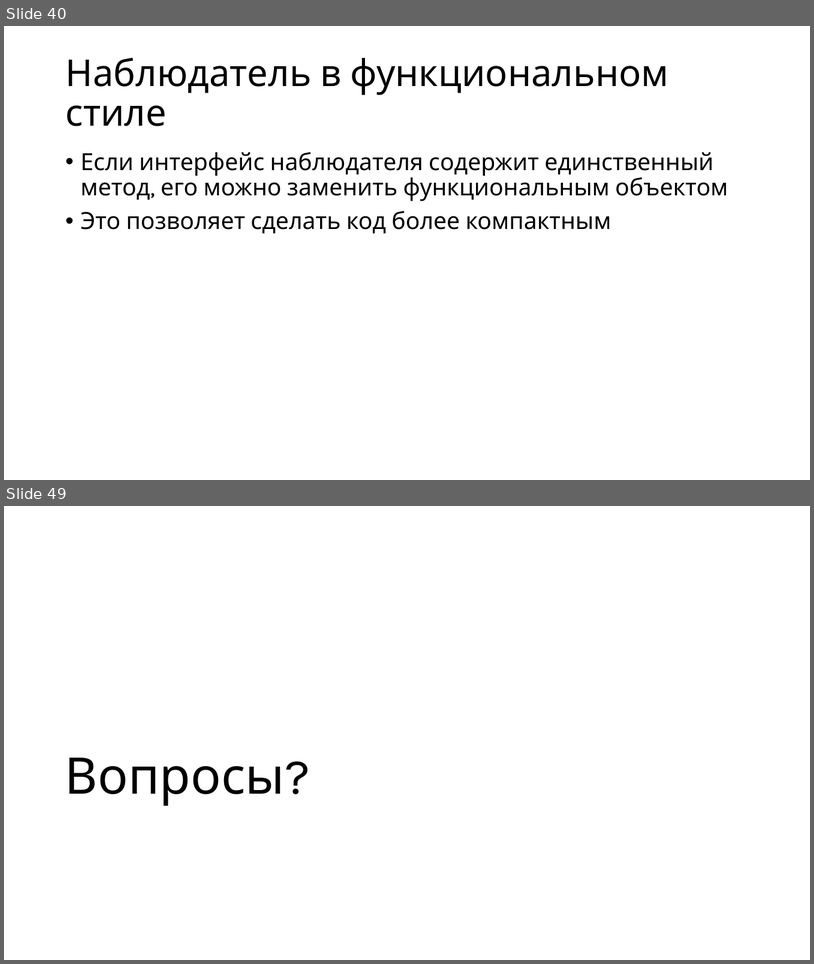
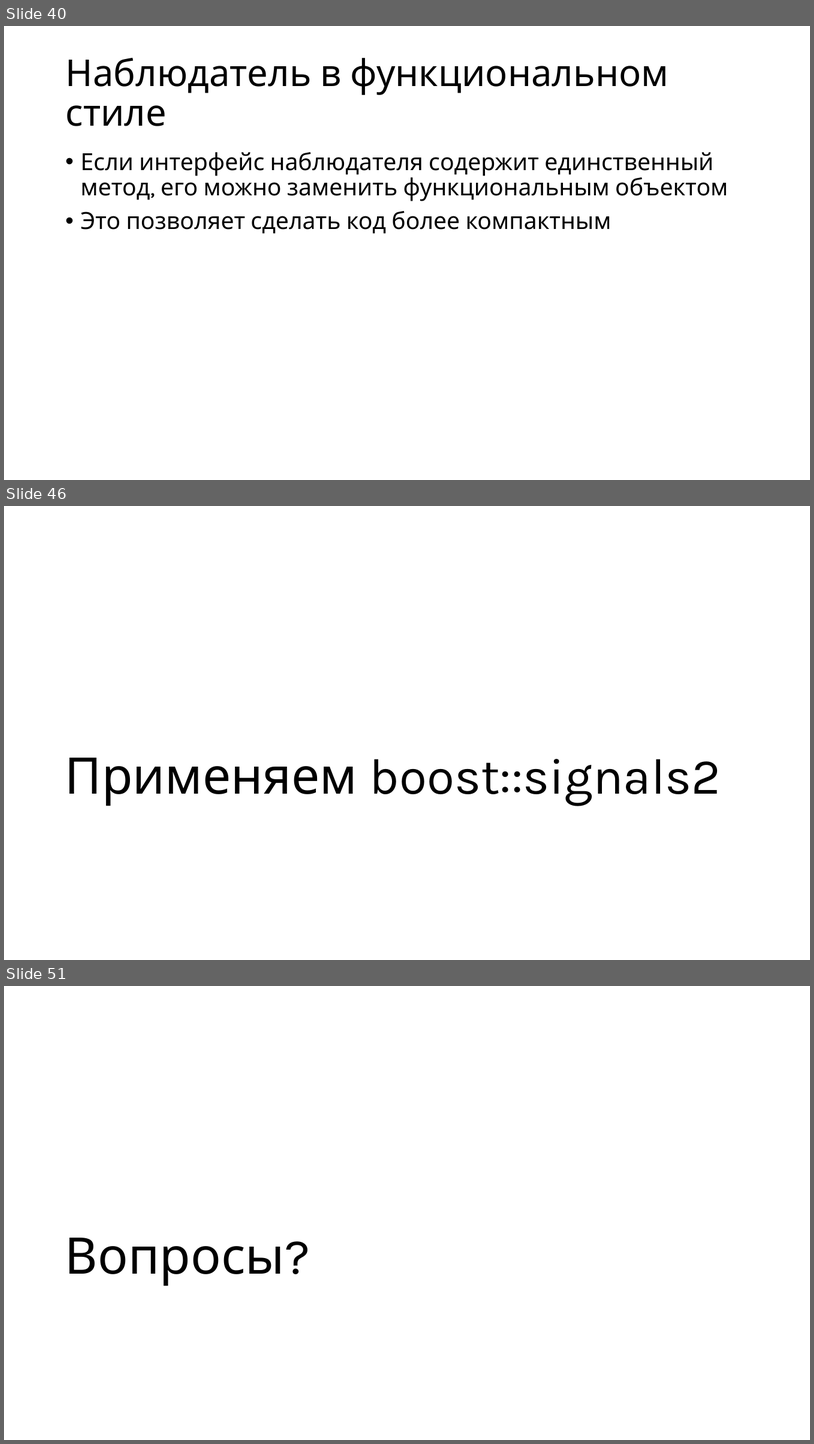
Before and after one commit to alexey-malov/ood, a slide deck: lectures/02.observer/observer.pptx. Shown one above the other, each under a label of ours: slides 40 and 49 before the commit, slides 40, 46 and 51 after it; the slides between them are not shown. The pictures are 814x964 and 814x1444 pixels, drawn with LibreOffice and Linux fonts; fonts in the diff are those of the drawing. Boxes give left, top, right and bottom in pixels: in the first picture for what was removed or moved away, otherwise in the second. Text is boxed around its words. In the diff, an @@ line names an element or a change of style, - is before the commit and + after.

```diff
--- a/lectures/02.observer/observer.pptx
+++ b/lectures/02.observer/observer.pptx
@@ slide 46 added at (4, 506, 810, 960), background #FFFFFF @@
@@ title added at (65, 757, 721, 805), 60 pt, text #000000 @@
+Применяем boost::signals2
@@ what was slide 49 is now slide 51 @@
```
Also in this commit, not shown: 11 slides changed, 1 other slide added, 12 other files.
